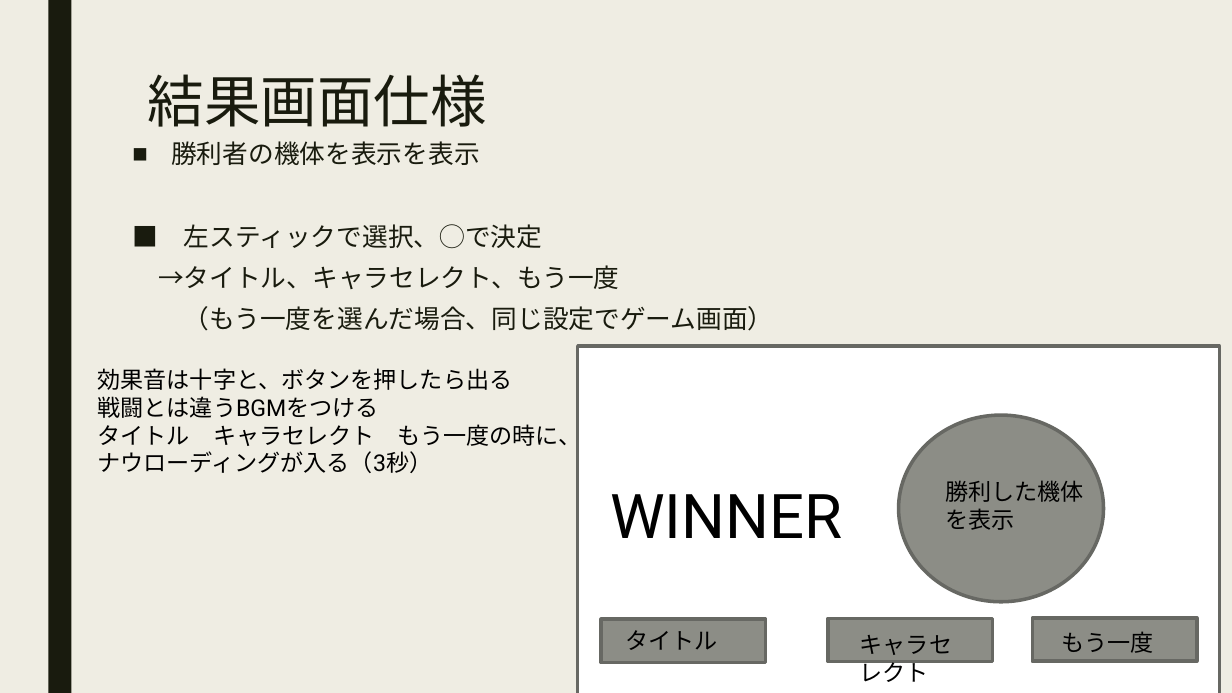
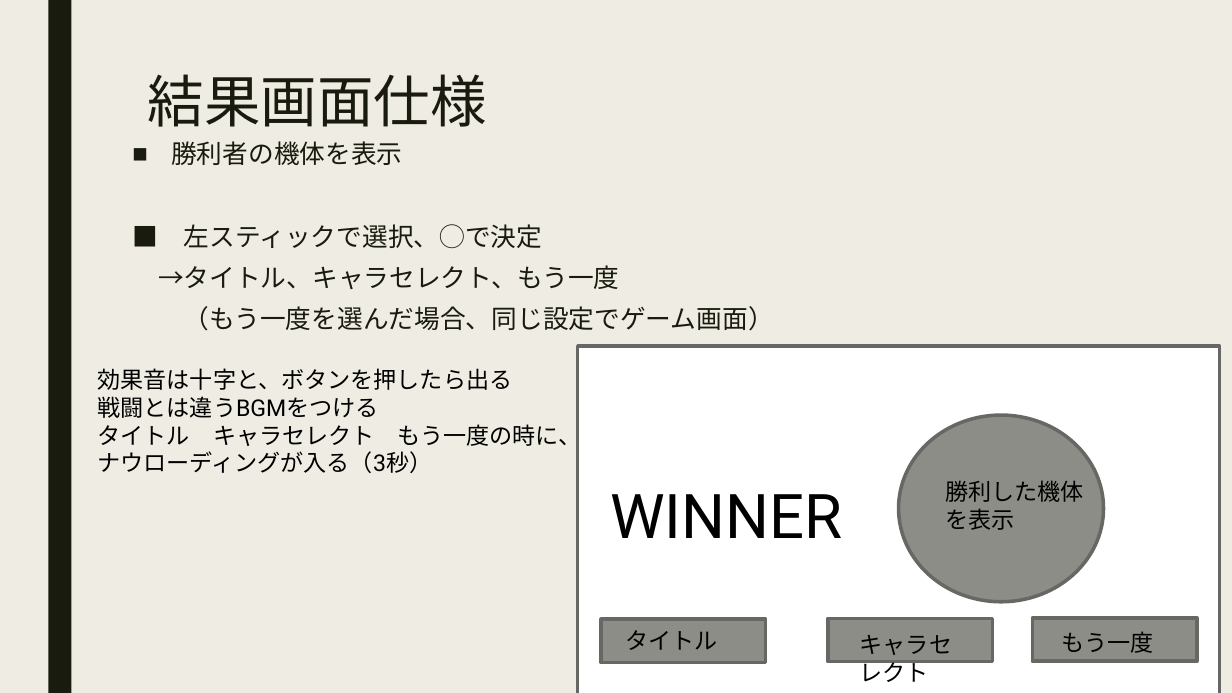
Before and after one commit to Specification/SpaceBattleShip, a slide deck: slide 17 of doc/後期プロゼミ仕様書UFO.pptx (slide 15 before the commit). Drawn at 1232x693 pixels with LibreOffice and Linux fonts; fonts in the diff are those of the drawing. Boxes give left, top, right and bottom in pixels: in the first picture for what was removed or moved away, otherwise in the second. Text is boxed around its words. In the diff, an @@ line names an element or a change of style, - is before the commit and + after.

Commit message:
仕様書更新1004

```diff
--- a/doc/後期プロゼミ仕様書UFO.pptx
+++ b/doc/後期プロゼミ仕様書UFO.pptx
@@ text at box(171, 141, 402, 165): text changed @@
-■ 勝利者の機体を表示を表示
+■ 勝利者の機体を表示
```
Also in this commit, not shown: 8 other slides changed, 2 slides added, 1 other file.
